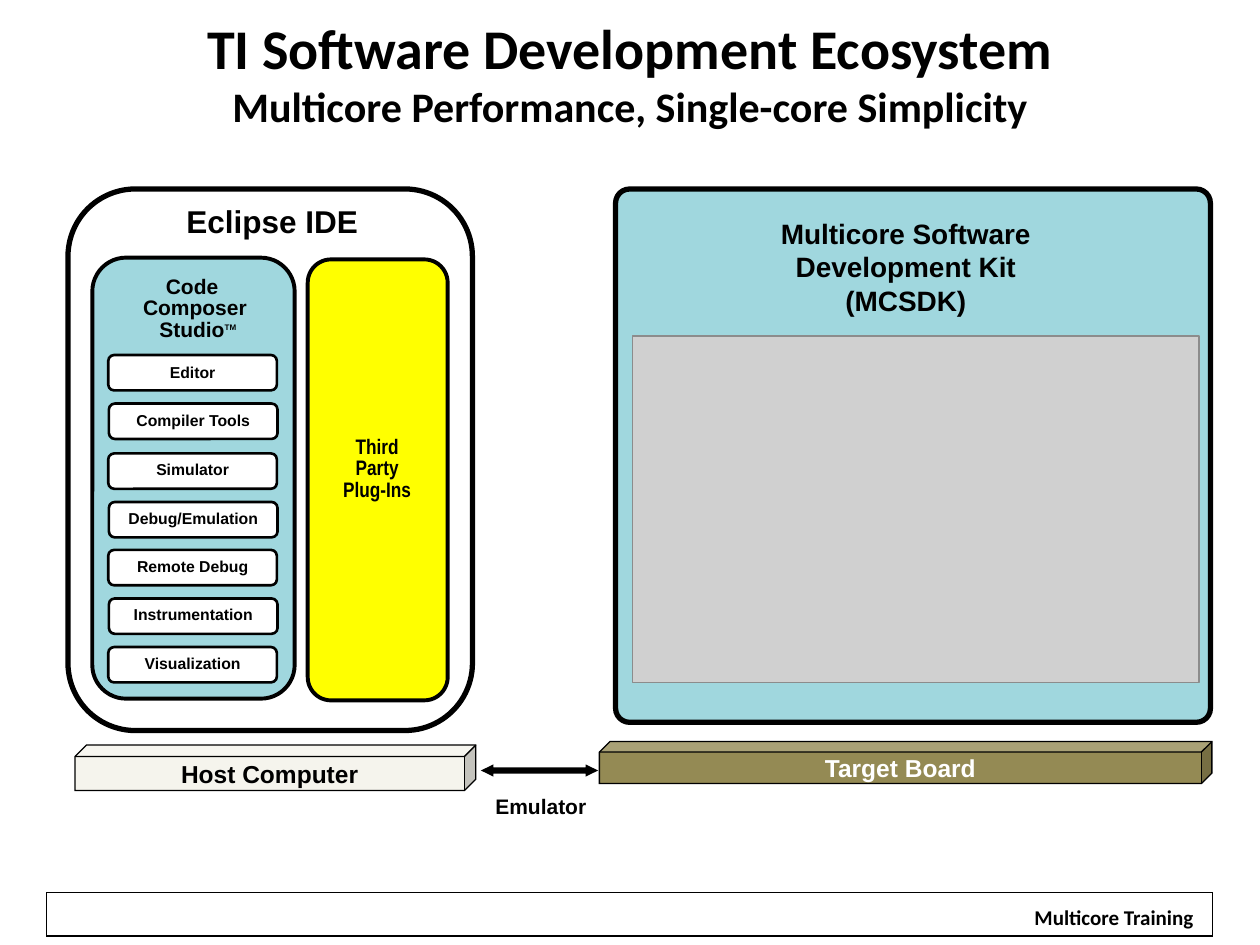
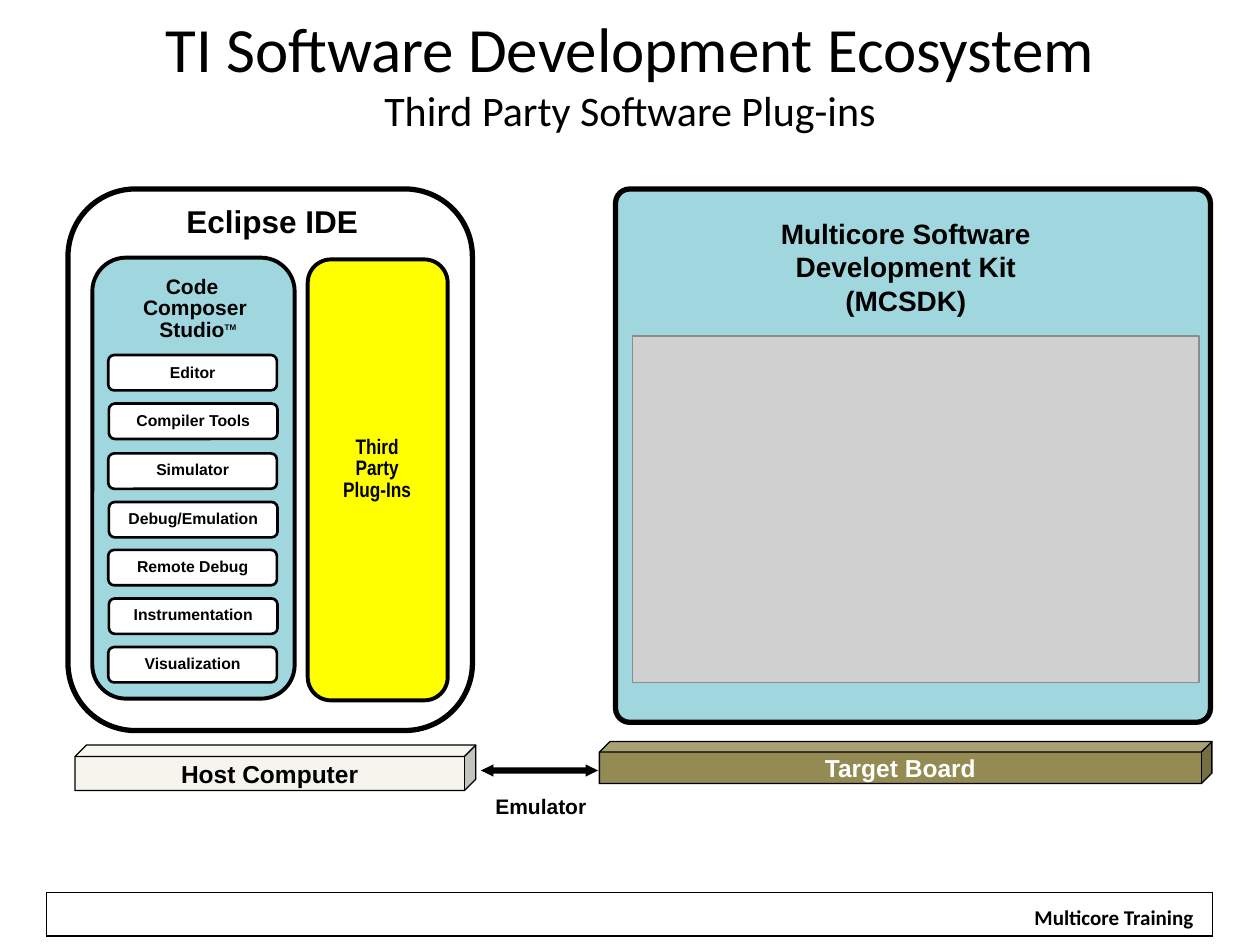
Before and after one commit to hari1989/keystone-workshop, a slide deck: slide 17 of slides/Introduction to KeyStone Software Ecosystem.pptx. Drawn at 1260x945 pixels with LibreOffice and Linux fonts; fonts in the diff are those of the drawing; grey boxes stand for pictures; background and template pictures are left out. Boxes give left, top, right and bottom in pixels: in the first picture for what was removed or moved away, otherwise in the second. Text is boxed around its words. In the diff, an @@ line names an element or a change of style, - is before the commit and + after.

```diff
--- a/slides/Introduction to KeyStone Software Ecosystem.pptx
+++ b/slides/Introduction to KeyStone Software Ecosystem.pptx
@@ title at bbox=[165, 28, 1093, 134]: text changed; size 24 to 36 pt; bold off @@
-TI Software Development Ecosystem
-Multicore Performance, Single-core Simplicity
+TI Software Development Ecosystem
+Third Party Software Plug-ins
```
Also in this commit, not shown: 16 other slides changed, 1 other file.
